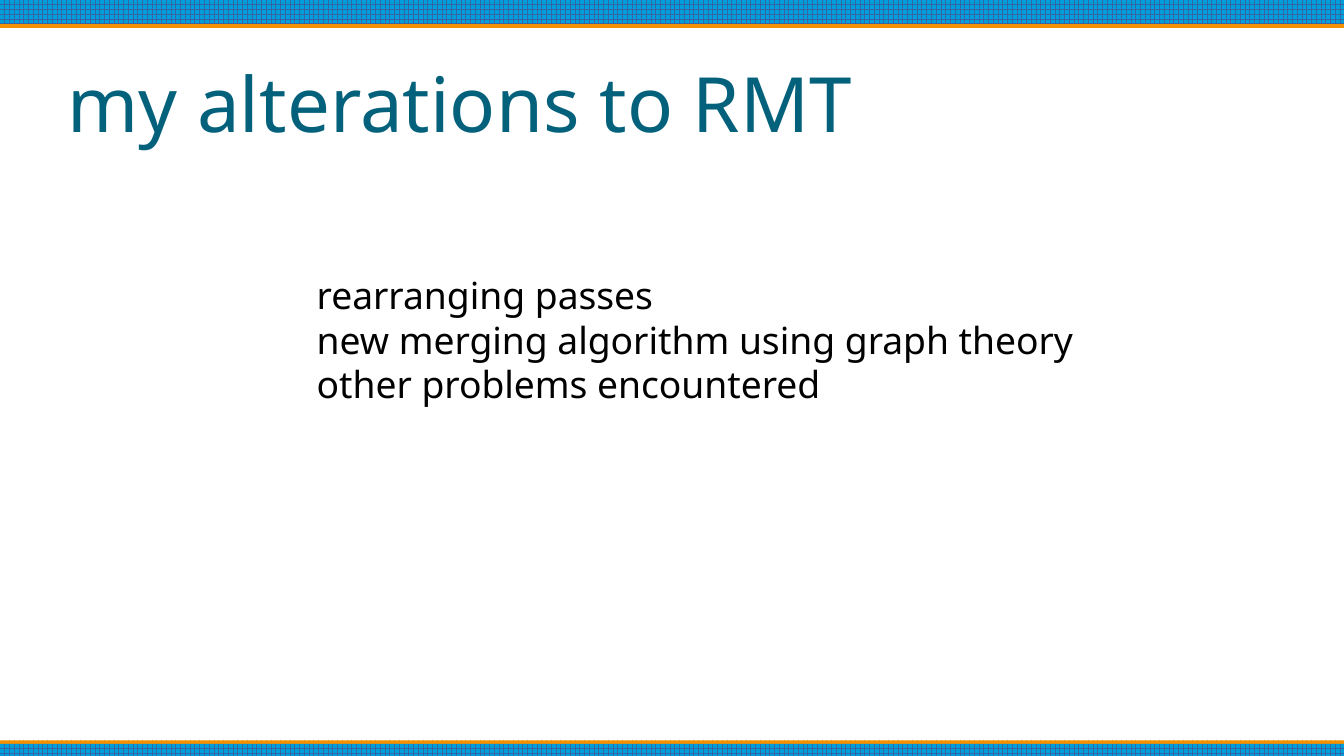
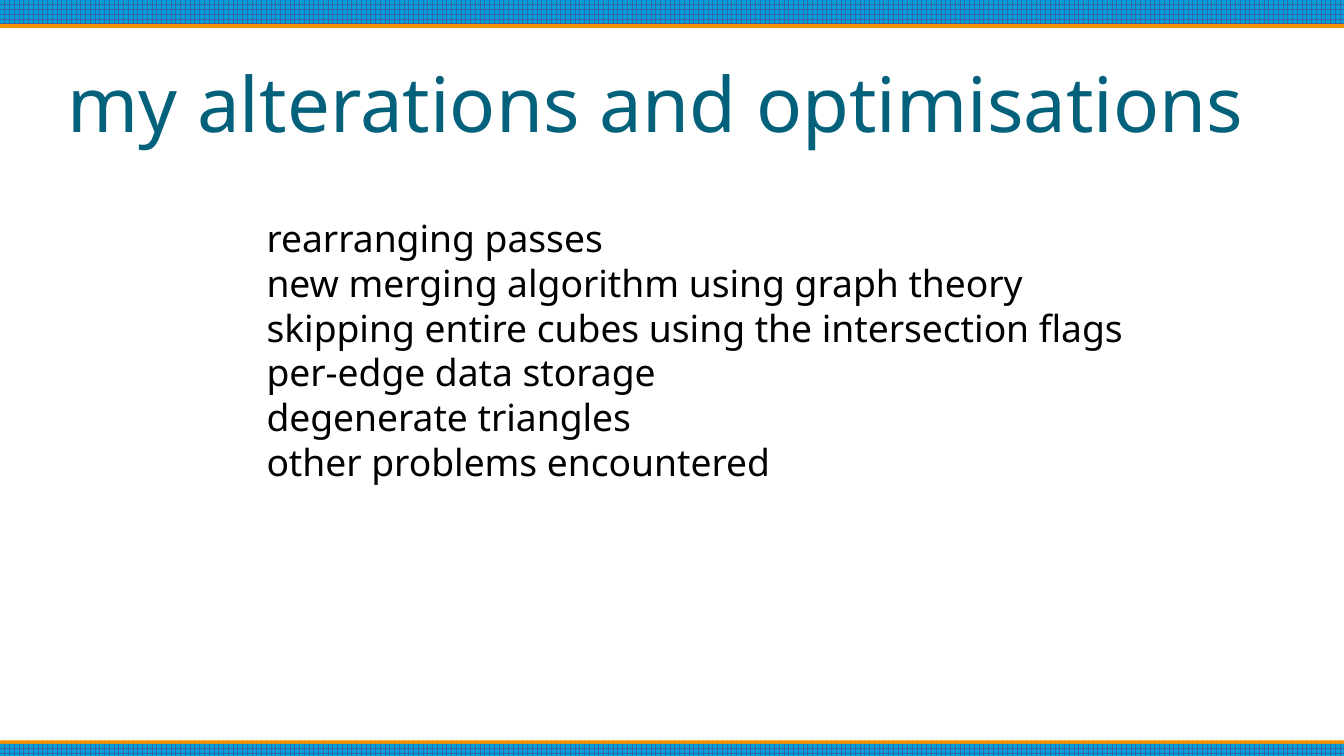
Before and after one commit to oculometric/marching-tetrahedra-fyp, a slide deck: slide 16 of doc/mid project review.odp (slide 12 before the commit). Drawn at 1344x756 pixels with LibreOffice and Linux fonts; fonts in the diff are those of the drawing. Boxes give left, top, right and bottom in pixels: in the first picture for what was removed or moved away, otherwise in the second. Text is boxed around its words. In the diff, an @@ line names an element or a change of style, - is before the commit and + after.

```diff
--- a/doc/mid project review.odp
+++ b/doc/mid project review.odp
@@ title at (x1=67, y1=74, x2=1243, y2=151): text changed @@
-my alterations to RMT
+my alterations and optimisations
@@ text "rearranging passes" moved from (x1=317, y1=281, x2=1073, y2=407) to (x1=267, y1=224, x2=1123, y2=485) @@
@@ text at (x1=267, y1=313, x2=1123, y2=440): paragraphs added @@
+skipping entire cubes using the intersection flags
+per-edge data storage
+degenerate triangles
```
Also in this commit, not shown: 4 other slides changed, 8 slides added, 3 slides removed, 1 other file.
